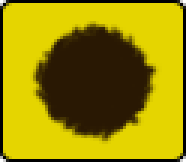
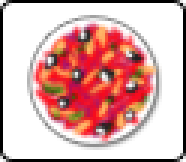
Comparing the layer stacks of the two 186 × 162 images. Changes:
hid group "grillet-meat-empty" (2 layers) over [0, 0, 186, 162]
painted on "Слой 4" over [51, 36, 141, 129]
painted on "Слой 2" over [42, 27, 147, 138]
